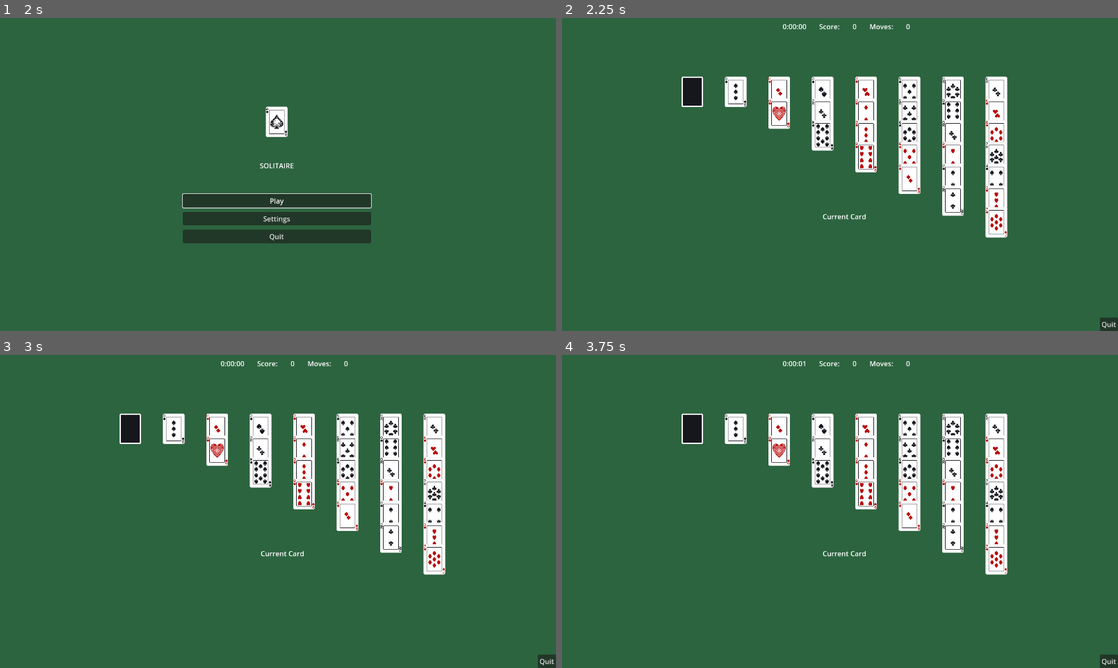
Above: before the commit, frames 1-4 (two rows, left to right).
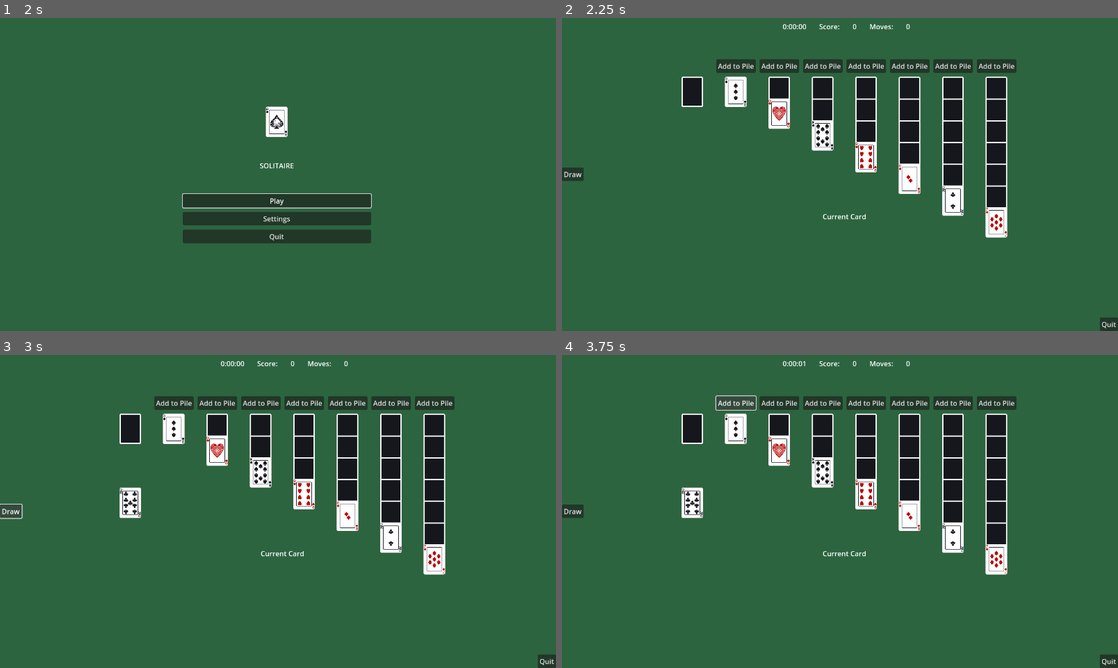
Above: after the commit, the same moments.

Repository: GabeContra/GodotSolitaire
Game: Godot game, scene res://Scenes/MainMenu.tscn
Two runs of this game, one before a commit and one after it. Both use one fixed random seed, a clock stepped at 60 frames per second and the inputs below.
Inputs (mouse positions are in pixels of both pictures, inside the frame that each line leads up to):
- Up to frame 1 (2 s): click "Settings" at 0.5 s; click "Back" at 1.25 s
- Up to frame 2 (2.25 s): click "Play" at 2 s
- Up to frame 3 (3 s): click (11, 511) at 2.75 s, where only the run after the commit has a clickable "Draw"
- Up to frame 4 (3.75 s): click (734, 401) at 3.5 s, where only the run after the commit has a clickable "Add to Pile"

Frame 1 is identical in both runs. In frame 2, 6.8% of the frame differs, in the area x 0-82%, y 13-61%; in frame 3, 7.2%; in frame 4, 7.2%.

Commit message:
added draw button

Diff:
--- a/Art/AceClubs.tres
+++ /dev/null
@@ -1,4 +0,0 @@
-[gd_resource type="AtlasTexture" format=2]
-
-[resource]
-region = Rect2( 0, 0, 50, 70 )
--- a/Scenes/Game.tscn
+++ b/Scenes/Game.tscn
@@ -9,7 +9,7 @@
 [node name="Game" type="Node"]
 script = ExtResource("1")
 
-[node name="Control" type="Control" parent="."]
+[node name="UI" type="Control" parent="."]
 layout_mode = 3
 anchors_preset = 15
 anchor_right = 1.0
@@ -18,7 +18,7 @@
 grow_vertical = 2
 mouse_filter = 2
 
-[node name="HBoxContainer" type="HBoxContainer" parent="Control"]
+[node name="TopContainer" type="HBoxContainer" parent="UI"]
 layout_mode = 0
 anchor_left = 0.5
 anchor_right = 0.5
@@ -27,27 +27,27 @@
 offset_bottom = 40.0
 theme_override_constants/separation = 29
 
-[node name="time" type="Label" parent="Control/HBoxContainer"]
+[node name="time" type="Label" parent="UI/TopContainer"]
 layout_mode = 2
 text = "0:00:00"
 
-[node name="Score" type="Label" parent="Control/HBoxContainer"]
+[node name="Score" type="Label" parent="UI/TopContainer"]
 layout_mode = 2
 text = "Score:"
 
-[node name="ScoreNum" type="Label" parent="Control/HBoxContainer"]
+[node name="ScoreNum" type="Label" parent="UI/TopContainer"]
 layout_mode = 2
 text = "0"
 
-[node name="Moves" type="Label" parent="Control/HBoxContainer"]
+[node name="Moves" type="Label" parent="UI/TopContainer"]
 layout_mode = 2
 text = "Moves:"
 
-[node name="MovesNum" type="Label" parent="Control/HBoxContainer"]
+[node name="MovesNum" type="Label" parent="UI/TopContainer"]
 layout_mode = 2
 text = "0"
 
-[node name="Quit" type="Button" parent="Control"]
+[node name="Quit" type="Button" parent="UI"]
 layout_mode = 1
 anchors_preset = 3
 anchor_left = 1.0
@@ -60,7 +60,7 @@
 grow_vertical = 0
 text = "Quit"
 
-[node name="Label" type="Label" parent="Control"]
+[node name="Label" type="Label" parent="UI"]
 layout_mode = 1
 anchors_preset = -1
 anchor_left = 0.484375
@@ -73,6 +73,23 @@
 text = "Current Card
 "
 metadata/_edit_use_anchors_ = true
+
+[node name="ControlContainer" type="VBoxContainer" parent="UI"]
+layout_mode = 1
+anchors_preset = 4
+anchor_top = 0.5
+anchor_bottom = 0.5
+offset_top = -20.0
+offset_right = 40.0
+offset_bottom = 20.0
+grow_vertical = 2
+alignment = 1
+
+[node name="Draw" type="Button" parent="UI/ControlContainer"]
+layout_mode = 2
+size_flags_horizontal = 4
+text = "Draw
+"
 
 [node name="Foundation" parent="." instance=ExtResource("4")]
 position = Vector2(994, 300)
@@ -107,5 +124,6 @@
 [node name="Pile7" parent="Piles" instance=ExtResource("5")]
 position = Vector2(1000, 170)
 
-[connection signal="pressed" from="Control/Quit" to="." method="_on_Quit_pressed"]
+[connection signal="pressed" from="UI/Quit" to="." method="_on_Quit_pressed"]
+[connection signal="pressed" from="UI/ControlContainer/Draw" to="." method="_on_draw_pressed"]
 [connection signal="take_card" from="Waste" to="." method="_on_Waste_take_card"]
--- a/Scenes/Pile.tscn
+++ b/Scenes/Pile.tscn
@@ -14,5 +14,16 @@
 
 [node name="Cards" type="Marker2D" parent="."]
 
-[connection signal="area_entered" from="." to="." method="_on_Pile_area_entered"]
-[connection signal="area_exited" from="." to="." method="_on_Pile_area_exited"]
+[node name="Button" type="Button" parent="."]
+anchors_preset = 7
+anchor_left = 0.5
+anchor_top = 1.0
+anchor_right = 0.5
+anchor_bottom = 1.0
+offset_left = -45.5
+offset_top = -75.0
+offset_right = 45.5
+offset_bottom = -44.0
+grow_horizontal = 2
+grow_vertical = 0
+text = "Add to Pile"
--- a/Scenes/SettingsMenu.tscn
+++ b/Scenes/SettingsMenu.tscn
@@ -3,51 +3,38 @@
 [ext_resource type="Script" uid="uid://c1ucm4k7t3rtq" path="res://Scripts/SettingsMenu.gd" id="1"]
 
 [node name="SettingsMenu" type="Control"]
+layout_mode = 3
+anchors_preset = 15
 anchor_right = 1.0
 anchor_bottom = 1.0
 script = ExtResource("1")
-__meta__ = {
-"_edit_use_anchors_": false
-}
 
 [node name="Back" type="Button" parent="."]
+layout_mode = 0
 offset_right = 100.0
 offset_bottom = 50.0
 text = "Back"
-__meta__ = {
-"_edit_use_anchors_": false
-}
 
 [node name="TabContainer" type="TabContainer" parent="."]
+layout_mode = 0
 anchor_left = 0.2
 anchor_top = 0.1
 anchor_right = 0.8
 anchor_bottom = 0.9
-tab_alignment = 0
-__meta__ = {
-"_edit_use_anchors_": false
-}
+current_tab = 0
 
 [node name="Decks" type="TabBar" parent="TabContainer"]
-anchor_right = 1.0
-anchor_bottom = 1.0
+layout_mode = 2
+metadata/_tab_index = 0
 
 [node name="Gameplay" type="TabBar" parent="TabContainer"]
 visible = false
-anchor_right = 1.0
-anchor_bottom = 1.0
-offset_left = 4.0
-offset_top = 32.0
-offset_right = -4.0
-offset_bottom = -4.0
+layout_mode = 2
+metadata/_tab_index = 1
 
 [node name="Video" type="TabBar" parent="TabContainer"]
 visible = false
-anchor_right = 1.0
-anchor_bottom = 1.0
-offset_left = 4.0
-offset_top = 24.0
-offset_right = -4.0
-offset_bottom = -4.0
+layout_mode = 2
+metadata/_tab_index = 2
 
 [connection signal="pressed" from="Back" to="." method="_on_Back_pressed"]
--- a/Scripts/Card.gd
+++ b/Scripts/Card.gd
@@ -1,19 +1,11 @@
 extends Area2D
 class_name Card
 
-
-#signals related to moving the card
-signal dropped
-signal grab_me(me)
 
 #value affects the look of the card if face up and used for other conditions
 var value = 0: get = get_value, set = set_value
 var is_face_down : bool = true: get = get_face, set = set_face
 
-#these are related to being able to move the card
-var dragging = false: get = get_dragging, set = set_dragging
-var moving = false
-var grab_lock = true
 
 # Called when the node enters the scene tree for the first time.
 func _ready():
@@ -23,53 +15,28 @@
 func _process(_delta):
 	pass
 
-func lock_move():
-	grab_lock = true
+func _input(_event):
+	pass
 
-func unlock_move():
-	grab_lock = false
+func set_value(new_value: int) -> void:
+	value = new_value
+	update_sprite()
 
-func _input(event):
-	if event is InputEventMouseMotion and dragging:
-		moving = true
-		self.position = event.position
+func update_sprite() -> void:
+	if !is_face_down:
+		$CardSprite.set_card(value)
+	else:
+		$CardSprite.set_card(Enums.Cards.BACK)
 
-func set_value(new_value: int):
-	value = new_value
-	if !is_face_down:
-		$CardSprite.set_frame(new_value)
-	else:
-		$CardSprite.set_frame(Enums.Cards.BACK)
-
-func get_value():
+func get_value() -> int:
 	return value
 
 func set_face(face : bool):
 	is_face_down = face
-	set_value(value)
+	update_sprite()
 
 func get_face():
 	return is_face_down
 
-func set_dragging(val):
-	dragging = val
-	if val == true:
-		z_index = 30
-	elif val == false:
-		z_index = 0
-
-func get_dragging():
-	return dragging
-
-func letgo():
-	print("dropped")
-
-func _on_Card_input_event(_viewport, event, _shape_idx):
-	if event is InputEventMouseButton:
-		if event.button_index == MOUSE_BUTTON_LEFT and event.pressed:
-			if !grab_lock:
-				emit_signal("grab_me", self)
-		elif event.button_index == MOUSE_BUTTON_LEFT and !event.pressed:
-			if !grab_lock:
-				moving = false
-				emit_signal("dropped")
+func _on_Card_input_event(_viewport, _event, _shape_idx):
+	pass
--- a/Scripts/Foundation.gd
+++ b/Scripts/Foundation.gd
@@ -46,19 +46,3 @@
 		if event.button_index == MOUSE_BUTTON_LEFT and event.pressed:
 			emit_signal("remove_card", cards.pop_front())
 			self.update_sprite()
-
-
-func _on_Foundation_area_entered(area : Area2D):
-	if area.is_in_group("cards"):
-		var card := area as Card
-		card_over_me = true
-		card_on_me = card
-		card_on_me.connect("dropped", Callable(self, "card_dropped_on_me"))
-
-
-func _on_Foundation_area_exited(area):
-	if area.is_in_group("cards"):
-		card_over_me = false
-		if card_on_me != null:
-			card_on_me.disconnect("dropped", Callable(self, "card_dropped_on_me"))
-			card_on_me = null
--- a/Scripts/Game.gd
+++ b/Scripts/Game.gd
@@ -4,36 +4,32 @@
 # Declare member variables here. Examples:
 # var a = 2
 # var b = "text"
-var Card = preload("res://Scenes/Card.tscn")
+var CardScene = preload("res://Scenes/Card.tscn")
 var time = 0
 var moving_card = null
 var currentSelection = null
 
-var deck : Array[int]
 
 # Called when the node enters the scene tree for the first time.
 func _ready():
+	var deck : Array[int]
 	for i in range(52):
-		print(i)
 		deck.push_back(i)
 	deck.shuffle()
-	for i in deck:
-		print(i)
 	var pileCount = 1
 	for pile in $Piles.get_children():
 		var i = 0
 		while i < pileCount:
-			#var tempCard = Card.instantiate()
-			pile.add_card(deck.pop_back())
-			#tempCard.is_face_down = true
-			#if i+1 >= pileCount:
-				#tempCard.is_face_down = false
-			#pile.card_on_me = tempCard
-			#pile.set_card()
-			#$Cards.add_child(tempCard)
+			var tempCard = CardScene.instantiate()
+			# due to timing of sprite updates this needs to be added before value and face_down is set
+			pile.add_card(tempCard)
+			tempCard.is_face_down = false
+			if i+1 < pileCount:
+				tempCard.is_face_down = true
+			tempCard.value = deck.pop_back()
 			i += 1
 		pileCount += 1
-
+	$Stock.stock_cards = deck
 
 
 # Called every frame. 'delta' is the elapsed time since the previous frame.
@@ -41,9 +37,9 @@
 	time += delta
 	var seconds = int(time)
 	var sec = seconds %60
-	var minutes = int(seconds / 60)
-	var hours = int(seconds / 3600)
-	$Control/HBoxContainer/time.text = "%s:%s:%s" % [str(hours),str(minutes).pad_zeros(2), str(sec).pad_zeros(2)]
+	@warning_ignore("integer_division") var minutes = int(seconds / 60)
+	@warning_ignore("integer_division") var hours = int(seconds / 3600)
+	$UI/TopContainer/time.text = "%s:%s:%s" % [str(hours),str(minutes).pad_zeros(2), str(sec).pad_zeros(2)]
 	if Input.is_action_pressed("ui_cancel"):
 		get_tree().change_scene_to_file("res://Scenes/MainMenu.tscn")
 
@@ -59,8 +55,11 @@
 		moving_card.disconnect("dropped", Callable(self, "stop_moving"))
 		moving_card = null
 
-func draw_card() -> int:
-	return $Stock.draw_card()
+func attempt_to_draw_card() -> void:
+	var card = $Stock.draw_card()
+	if not card:
+		return
+	$Waste.add_to_waste(card)
 
 func add_to_pile():
 	pass
@@ -91,7 +90,7 @@
 
 func _on_Waste_take_card(card_value):
 	if card_value != null:
-		var tempCard = Card.instantiate()
+		var tempCard = CardScene.instantiate()
 		tempCard.position =  $Waste.position
 		tempCard.is_face_down = false
 		tempCard.value = card_value
@@ -100,3 +99,7 @@
 		tempCard.connect("grab_me", Callable(self, "allow_to_move"))
 		tempCard.emit_signal("grab_me", tempCard)
 		$Cards.add_child(tempCard)
+
+
+func _on_draw_pressed() -> void:
+	attempt_to_draw_card()
--- a/Scripts/Pile.gd
+++ b/Scripts/Pile.gd
@@ -2,9 +2,7 @@
 
 var card_over_me = false
 var card_on_me : Card = null
-var num_of_cards : int = 0
-var cards : Array[int]
-var CardSpriteScene : PackedScene = preload("res://Scenes/CardSprite.tscn")
+var CardScene : PackedScene = preload("res://Scenes/Card.tscn")
 
 # Called when the node enters the scene tree for the first time.
 func _ready():
@@ -15,41 +13,25 @@
 #func _process(delta):
 #	pass
 
-func add_card(card : int):
-	var newCard : CardSprite = CardSpriteScene.instantiate()
-	$Cards.add_child(newCard)
-	num_of_cards += 1
-	newCard.set_card(card)
-	print("Adding card ", Enums.index_to_text(card))
-	newCard.position.y = (num_of_cards - 1) * 50
-	cards.push_back(card)
+func add_card(card : Card):
+	$Cards.add_child(card)
+	card.position.y = ($Cards.get_child_count() - 1) * 50
 
-func remove_top_card() -> int:
-	$Cards.remove_child($Cards.get_child(-1))
-	num_of_cards -= 1
-	return cards.pop_back()
+func add_enforced_card(card: Card):
+	add_card(card)
 
+func check_legality(card: Card):
+	var value = card.value
+	@warning_ignore("integer_division")
+	var suit = value / 13
+	var rank = value % 13
+	pass
 
-func set_card():
-	if card_on_me != null:
-		card_on_me.position.x = self.position.x
-		card_on_me.position.y = self.position.y + num_of_cards*25
-		num_of_cards += 1
-		cards.push_front(card_on_me)
-		$SetArea.position.y +=25
-		_on_Pile_area_exited(card_on_me)
+func update_pile_sprites() -> void:
+	for cardObject in $Cards.get_children():
+		cardObject.update_sprite()
 
-func _on_Pile_area_entered(area):
-	if area.is_in_group("cards"):
-		var card := area as Card
-		card_over_me = true
-		card_on_me = card
-		card_on_me.connect("dropped", Callable(self, "set_card"))
-
-
-func _on_Pile_area_exited(area):
-	if area.is_in_group("cards"):
-		card_over_me = false
-		if card_on_me != null:
-			card_on_me.disconnect("dropped", Callable(self, "set_card"))
-			card_on_me = null
+func remove_top_card() -> Card:
+	var topCard = $Cards.get_child(-1)
+	$Cards.remove_child(topCard)
+	return topCard
--- a/Scripts/Stock.gd
+++ b/Scripts/Stock.gd
@@ -15,11 +15,16 @@
 #func _process(delta):
 #	pass
 
-func  draw_card() -> int:
+func  draw_card():
+	if stock_cards.is_empty():
+		print("NO MORE STOCK")
+		$CardSprite.visible = false
 	return stock_cards.pop_back()
 
 func add_to_stock(value):
 	stock_cards.push_front(value)
+	$CardSprite.visible = true
+
 
 func _on_Stock_input_event(_viewport, event, _shape_idx):
 	if event is InputEventMouseButton:
--- a/Scripts/card_sprite.gd
+++ b/Scripts/card_sprite.gd
@@ -12,7 +12,7 @@
 var atlas_copy: AtlasTexture
 
 func _ready():
-	if base_atlas:
+	if not atlas_copy:
 		# Make a private copy so changes don't affect other sprites
 		self.atlas_copy = base_atlas.duplicate()
 		self.texture = atlas_copy
@@ -23,8 +23,7 @@
 		self.atlas_copy = base_atlas.duplicate()
 		self.texture = atlas_copy
 	var col = index % columns
-	var row = index / columns
-	print("Sprite of ", Enums.index_to_text(index))
+	@warning_ignore("integer_division") var row = index / columns
 
 	self.texture.region = Rect2(
 		col * card_width,
--- a/Scripts/global.gd
+++ b/Scripts/global.gd
@@ -7,6 +7,22 @@
 	CLUBS,
 	HEART,
 	NONE,
+}
+
+enum Ranks {
+	ACE,
+	TWO,
+	THREE,
+	FOUR,
+	FIVE,
+	SIX,
+	SEVEN,
+	EIGHT,
+	NINE,
+	TEN,
+	JACK,
+	QUEEN,
+	KING
 }
 
 enum Cards {
@@ -67,32 +83,33 @@
 }
 
 static func index_to_text(index: int) -> String:
-	var face = index % 13
+	var rank = index % 13
+	@warning_ignore("integer_division")
 	var suit = index / 13
-	var name = ""
-	match face:
-		0:
-			name = "Ace "
-		1, 2, 3, 4, 5, 6, 7, 8, 9:
-			name = str(suit + 1) + " "
-		10:
-			name = "Jack "
-		11:
-			name = "Queen "
-		12:
-			name = "King "
+	var cardName = ""
+	match rank:
+		Ranks.ACE:
+			cardName = "Ace "
+		Ranks.TWO, Ranks.THREE, Ranks.FOUR, Ranks.FIVE, Ranks.SIX, Ranks.SEVEN, Ranks.EIGHT, Ranks.NINE, Ranks.TEN:
+			cardName = str(rank + 1) + " "
+		Ranks.JACK:
+			cardName = "Jack "
+		Ranks.QUEEN:
+			cardName = "Queen "
+		Ranks.KING:
+			cardName = "King "
 	match suit:
 		Suits.SPADE:
-			name += "of Spades"
+			cardName += "of Spades"
 		Suits.DIAMD:
-			name += "of Diamonds"
+			cardName += "of Diamonds"
 		Suits.CLUBS:
-			name += "of Clubs"
+			cardName += "of Clubs"
 		Suits.HEART:
-			name += "of Hearts"
+			cardName += "of Hearts"
 		Suits.NONE:
-			if suit == 0:
-				name = "JOKER"
-			elif suit == 1:
-				name = "Card Back"
-	return name
+			if rank == 0:
+				cardName = "JOKER"
+			elif rank == 1:
+				cardName = "Card Back"
+	return cardName
